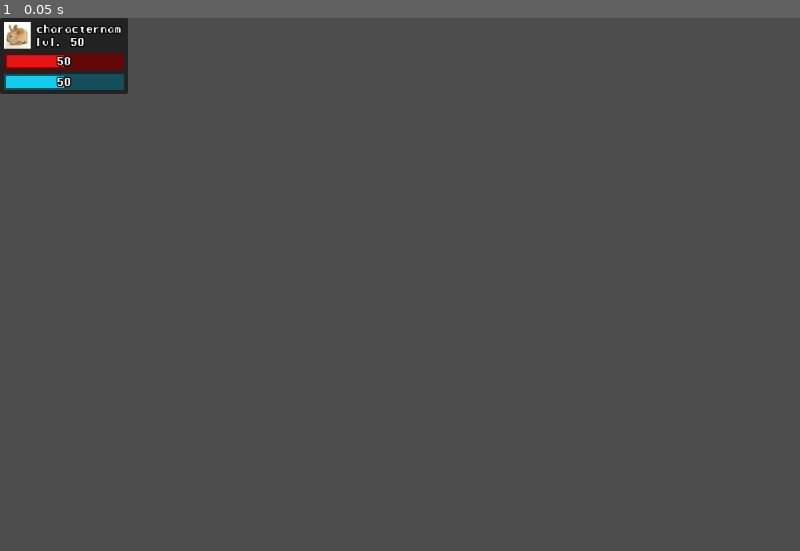
Above: before the commit, frame 1.
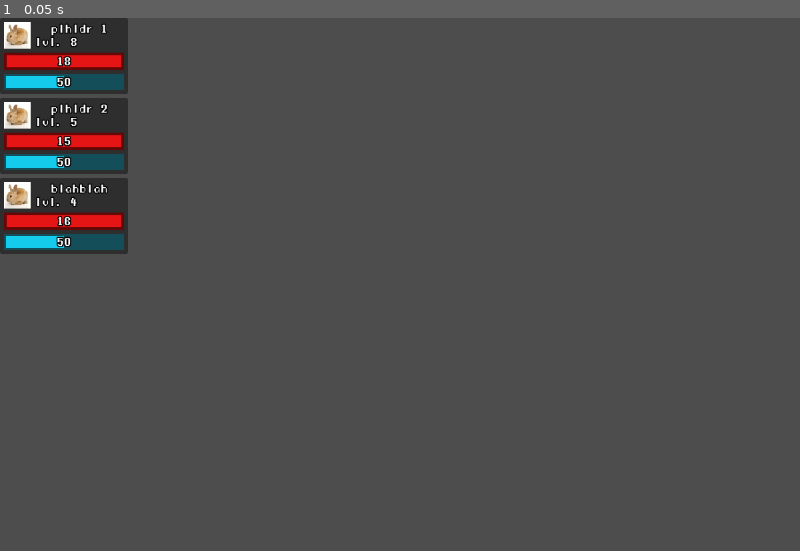
Above: after the commit, the same moment.

Repository: qwerty4u6/group-game
Game: Godot game, scene res://scenes/main.tscn
The game is run twice, just before and just after one commit, with the same random seed, the same clock (stepped at 60 frames per second) and the same inputs.
Inputs:
- Up to frame 1 (0.05 s): no input

The runs differ from the first frame. In frame 1, 4.8% of the frame differs, in the area x 0-16%, y 0-45%.

Commit message:
vclass ending not writing this

Diff:
--- a/scenes/battle.gd
+++ b/scenes/battle.gd
@@ -14,7 +14,7 @@
 		"max_mana": 10,
 	},
 	{
-		"name": "blablablablablab",
+		"name": "blahblah",
 		"level": 4,
 		"max_hp": 16,
 		"max_mana": 10,
@@ -26,5 +26,19 @@
 @onready var char_stat_display_scene = preload("res://scenes/char_stat_display.tscn")
 
 func _ready():
-	var new_disp = char_stat_display_scene.instantiate()
-	add_child(new_disp)
+	var i = 0
+	for member in team_members:
+		var disp = char_stat_display_scene.instantiate()
+		char_stat_displays.push_back(disp)
+		add_child(disp)
+
+		disp.get_node("NameLabel").text = member.name
+		disp.get_node("LevelLabel").text = "lvl. " + str(member.level)
+		var hp = member.max_hp
+		var hp_bar = disp.get_node("HealthBar")
+		hp_bar.max_value = hp
+		hp_bar.value = hp
+		hp_bar.get_node("Label").text = str(hp)
+		#disp.get_node("ManaBar/Label").text = str(member.max_mana)
+		disp.position.y = i * 120
+		i += 1
--- a/scenes/battle.tscn
+++ b/scenes/battle.tscn
@@ -1,7 +1,6 @@
-[gd_scene load_steps=3 format=3 uid="uid://dqhi4pqqgstwj"]
+[gd_scene load_steps=2 format=3 uid="uid://dqhi4pqqgstwj"]
 
 [ext_resource type="Script" path="res://scenes/battle.gd" id="1_oa8rw"]
-[ext_resource type="PackedScene" path="res://scenes/char_stat_display.tscn" id="2_pxm7b"]
 
 [node name="Battle" type="Control"]
 layout_mode = 3
@@ -11,6 +10,3 @@
 grow_horizontal = 2
 grow_vertical = 2
 script = ExtResource("1_oa8rw")
-
-[node name="CharStatDisplay" parent="." instance=ExtResource("2_pxm7b")]
-layout_mode = 0
--- /dev/null
+++ b/scenes/char_stat_display.gd
@@ -0,0 +1,10 @@
+extends Panel
+
+var hp_bar
+var hp_label
+
+func _ready():
+	hp_bar = $HealthBar
+
+func change_hp(hp):
+	pass
--- a/scenes/char_stat_display.tscn
+++ b/scenes/char_stat_display.tscn
@@ -1,5 +1,6 @@
-[gd_scene load_steps=7 format=3 uid="uid://ckgui2apijnac"]
+[gd_scene load_steps=8 format=3 uid="uid://ckgui2apijnac"]
 
+[ext_resource type="Script" path="res://scenes/char_stat_display.gd" id="1_1g6ot"]
 [ext_resource type="FontFile" uid="uid://cc11lnvwh7ek2" path="res://resources/fonts/manaspace.ttf" id="1_ro625"]
 [ext_resource type="Texture2D" uid="uid://dadylq3c81588" path="res://resources/sprites/placeholder.png" id="2_jmd4n"]
 
@@ -28,6 +29,7 @@
 [node name="CharStatDisplay" type="Panel"]
 offset_right = 192.0
 offset_bottom = 114.0
+script = ExtResource("1_1g6ot")
 
 [node name="NameLabel" type="Label" parent="."]
 layout_mode = 1
